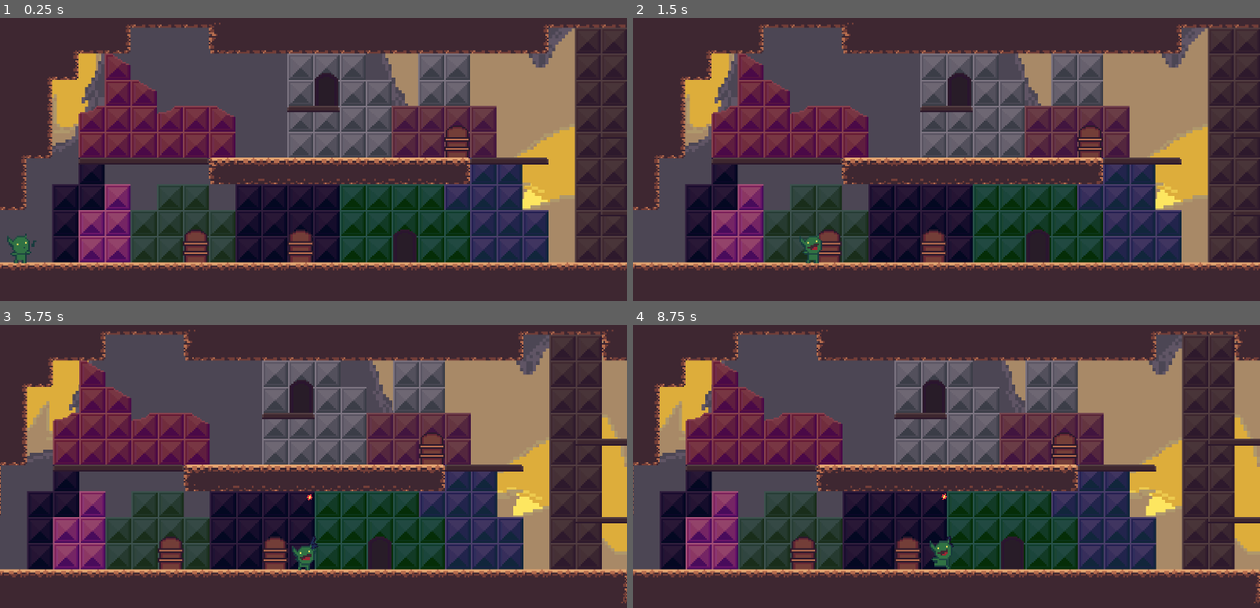
Above: before the commit, frames 1-4 (two rows, left to right).
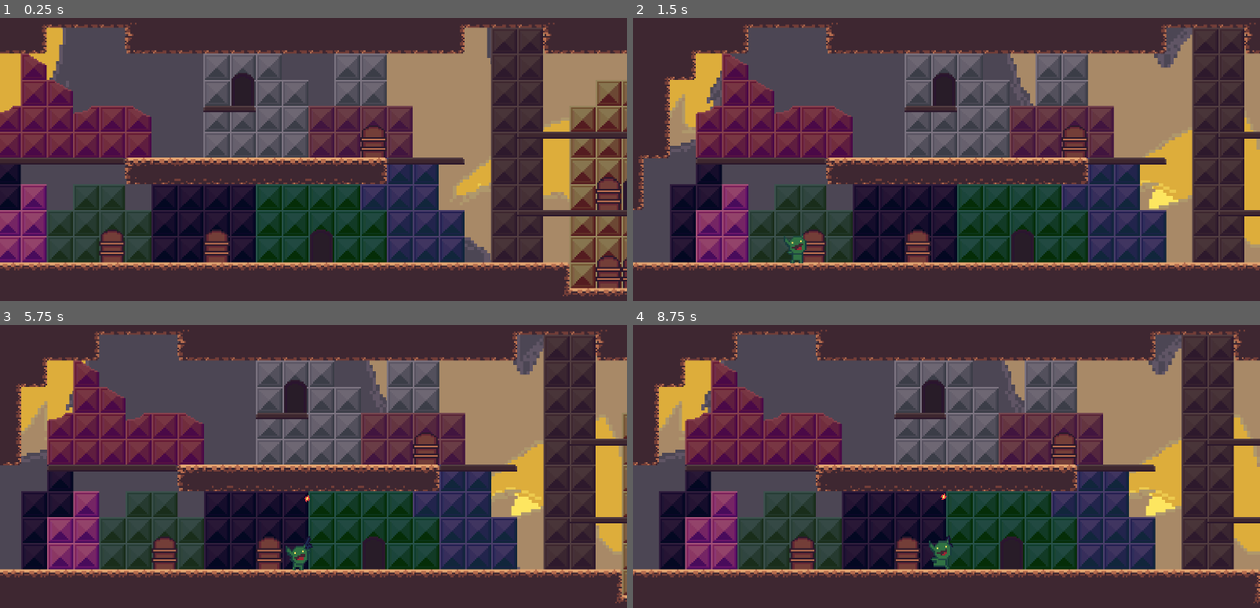
Above: after the commit, the same moments.

Repository: htimsekim/gobbo
Game: Godot game, scene res://src/Main/Game.tscn
Same seed, same stepped clock (60 frames per second), same inputs: the game is played once before the commit and once after it.
Inputs (mouse positions are in pixels of both pictures, inside the frame that each line leads up to):
- Up to frame 1 (0.25 s): no input
- Up to frame 2 (1.5 s): move the mouse to (1084, 139) at 0.52 s; hold Right (move_right) 0.53-1.25 s; hold Ctrl (crouch) 0.53-1.25 s; click (1084, 139) at 0.67 s; tap Space (jump) at 0.77 s; drag from (821, 176) to (959, 91) at 1.27 s
- Up to frame 3 (5.75 s): tap Enter at 2 s; move the mouse to (376, 387) at 2.02 s; hold A (move_left) 2.03-2.75 s; hold Right mouse button (shoot) 2.03-2.75 s; tap Ctrl (crouch) at 2.3, 5.3 s; drag from (282, 534) to (181, 500) at 2.77 s; move the mouse to (501, 517) at 3.52 s; hold Right (move_right) 3.53-4.25 s; hold Ctrl (crouch) 3.53-4.25 s; tap Space (jump) at 3.77, 5 s; drag from (125, 412) to (407, 557) at 4.27 s; move the mouse to (344, 463) at 5.02 s; hold Right (move_right) from 5.03 s (still down); hold Right mouse button (shoot) from 5.03 s (still down); click (344, 463) at 5.17 s
- Up to frame 4 (8.75 s): release Right (move_right) at 5.75 s; release Right mouse button (shoot) at 5.75 s; drag from (852, 375) to (821, 483) at 5.77 s; move the mouse to (1084, 446) at 6.52 s; hold A (move_left) 6.53-7.25 s; hold Ctrl (crouch) 6.53-7.25 s; tap Space (jump) at 6.77 s; drag from (821, 483) to (1040, 557) at 7.27 s; tap Enter at 8 s; move the mouse to (1009, 387) at 8.02 s; hold Right (move_right) from 8.03 s (still down); hold Right mouse button (shoot) from 8.03 s (still down); tap Ctrl (crouch) at 8.3 s

The runs differ from the first frame. In frame 1, 59% of the frame differs, in the area x 0-100%, y 1-99%; in frame 2, 31%; in frame 3, 19%; in frame 4, 3.8%.

Commit message:
scrolling wip

Diff:
--- a/src/Main/Global.gd
+++ b/src/Main/Global.gd
@@ -1,11 +1,18 @@
 extends Node
 const playerResource = preload("res://src/Objects/Player.tscn")
+const cameraResource = preload("res://src/Objects/camera.tscn")
 var current_scene = null
 var map_limits = 0
+var camera
 
 func _ready():
 	var root = get_tree().get_root()
 	current_scene = root.get_child(root.get_child_count() - 1) # get current scene to remove/update
+
+	var cameraInstance = cameraResource.instance() #instance in camera
+	cameraInstance.set_name("camInst")
+	self.add_child(cameraInstance)
+	camera = get_node("camInst")
 
 	var playerInstance = playerResource.instance() #instance in player
 	playerInstance.set_name("plyrInst")
@@ -25,7 +32,6 @@
 
 	get_node("plyrInst").position = current_scene.get_node(str(spawn)).position #set plyr spawn
 
-	var camera = get_node("plyrInst/Camera2D")
 	map_limits = current_scene.get_node("level/tilemaps/limits").get_used_rect()
 	var map_cellsize = current_scene.get_node("level/tilemaps/limits").cell_size
 
--- a/src/Objects/Player.gd
+++ b/src/Objects/Player.gd
@@ -45,12 +45,13 @@
 #		animation_player.play("crouch")
 	var targetinc = 1
 
+	Global.camera.position = position
 	if direction.x !=0: #apply friction(1) and acceleration(.2)
 		_velocity.x = lerp(_velocity.x, direction.x * speed.x, .2)
-		$Camera2D.offset_h = direction.x * targetinc
+		Global.camera.offset_h = direction.x * targetinc
 	else:
 		_velocity.x = lerp(_velocity.x, 0, 1)
-		$Camera2D.offset_h = 0
+		Global.camera.offset_h = 0
 
 	var animation = get_new_animation(is_shooting) #determines which animation to play
 
--- a/src/Objects/Player.tscn
+++ b/src/Objects/Player.tscn
@@ -441,14 +441,6 @@
 [node name="CollisionShape2D" parent="Hitbox" index="0"]
 position = Vector2( 1, -0.75 )
 shape = SubResource( 14 )
-
-[node name="Camera2D" type="Camera2D" parent="."]
-offset = Vector2( 0, -60 )
-zoom = Vector2( 0.2, 0.2 )
-smoothing_enabled = true
-smoothing_speed = 0.75
-editor_draw_screen = false
-editor_draw_drag_margin = true
 [connection signal="timeout" from="ProjectileTimer" to="." method="_on_ProjectileTimer_timeout"]
 [connection signal="timeout" from="BlinkTimer" to="." method="_on_BlinkTimer_timeout"]
 [connection signal="timeout" from="KnockbackTimer" to="." method="_on_KnockbackTimer_timeout"]
--- /dev/null
+++ b/src/Objects/camera.tscn
@@ -0,0 +1,9 @@
+[gd_scene format=2]
+
+[node name="Camera2D" type="Camera2D"]
+offset = Vector2( 0, -60 )
+zoom = Vector2( 0.2, 0.2 )
+smoothing_enabled = true
+smoothing_speed = 0.75
+editor_draw_screen = false
+editor_draw_drag_margin = true
